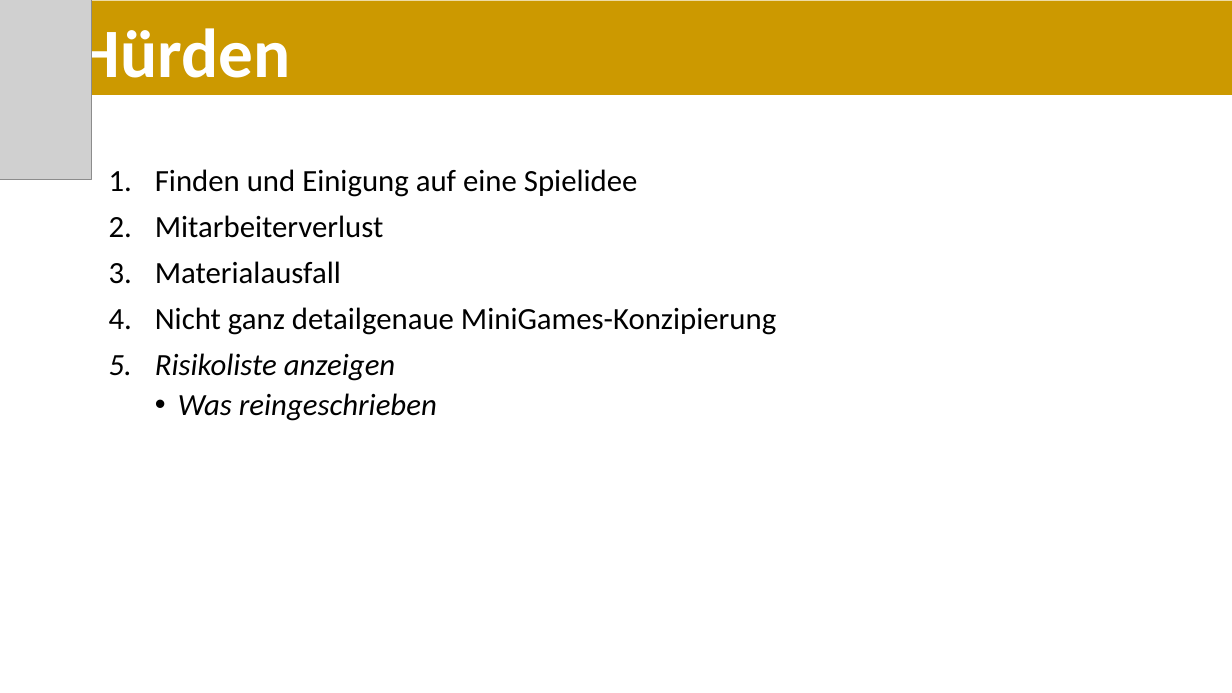
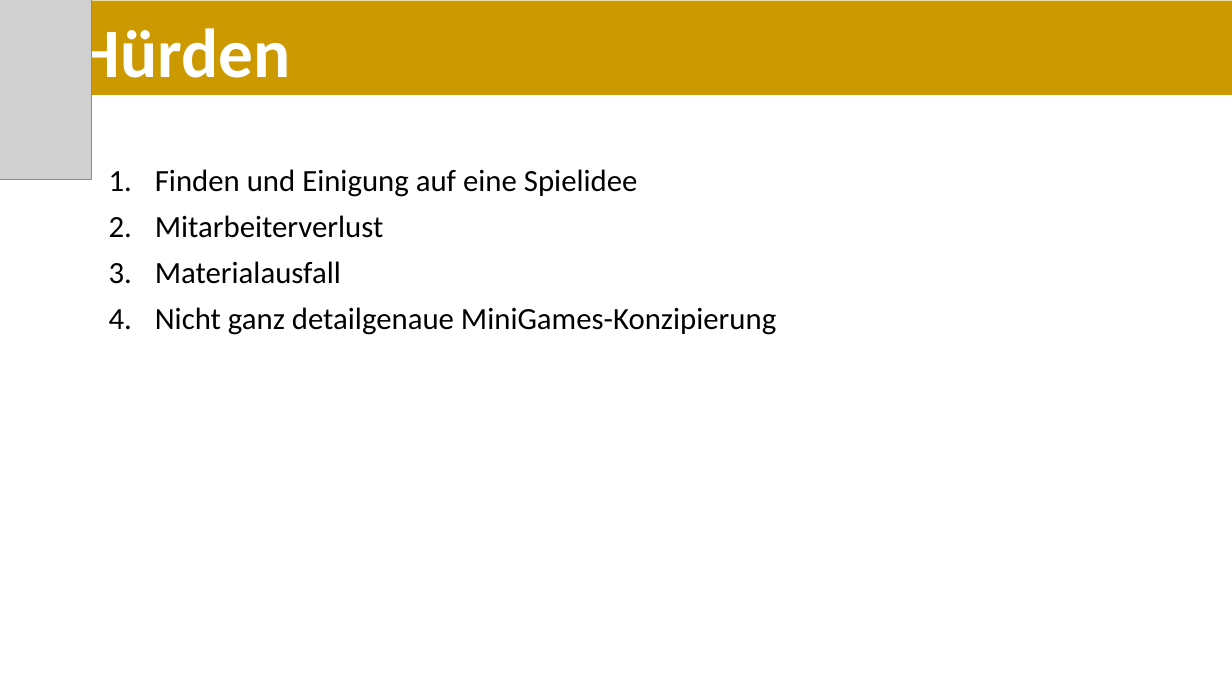
Before and after one commit to digg4/Team-Gold, a slide deck: slide 5 of Unterlagen/AbschlussPräsentationMitarbeiter.pptx. Drawn at 1232x693 pixels with LibreOffice and Linux fonts; fonts in the diff are those of the drawing; grey boxes stand for pictures. Boxes give left, top, right and bottom in pixels: in the first picture for what was removed or moved away, otherwise in the second. Text is boxed around its words. In the diff, an @@ line names an element or a change of style, - is before the commit and + after.

```diff
--- a/Unterlagen/AbschlussPräsentationMitarbeiter.pptx
+++ b/Unterlagen/AbschlussPräsentationMitarbeiter.pptx
@@ text at bbox=[155, 353, 437, 421]: paragraphs removed @@
-5. Risikoliste anzeigen
-  • Was reingeschrieben
```
Also in this commit, not shown: 1 other slide changed.
